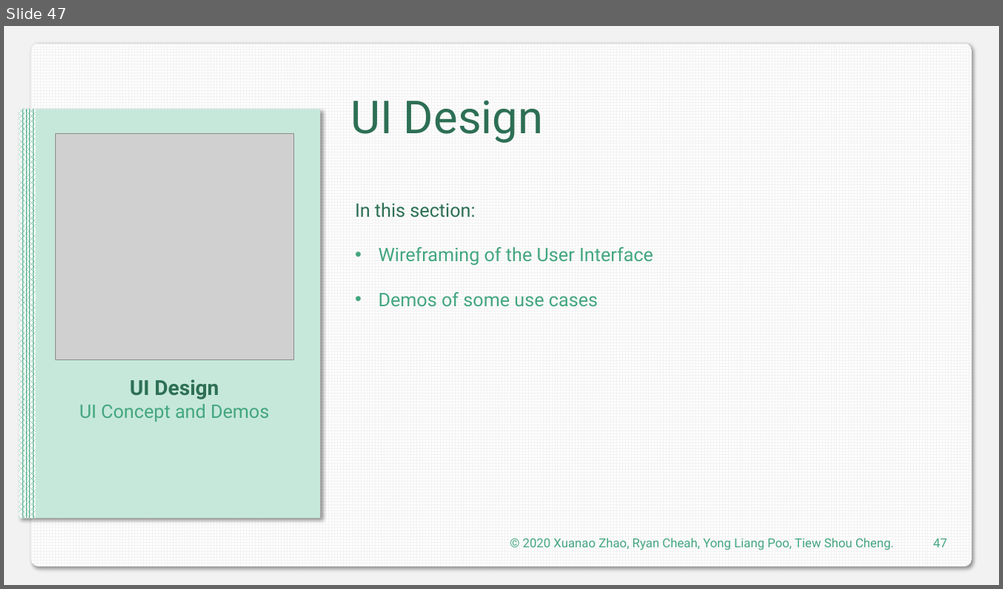
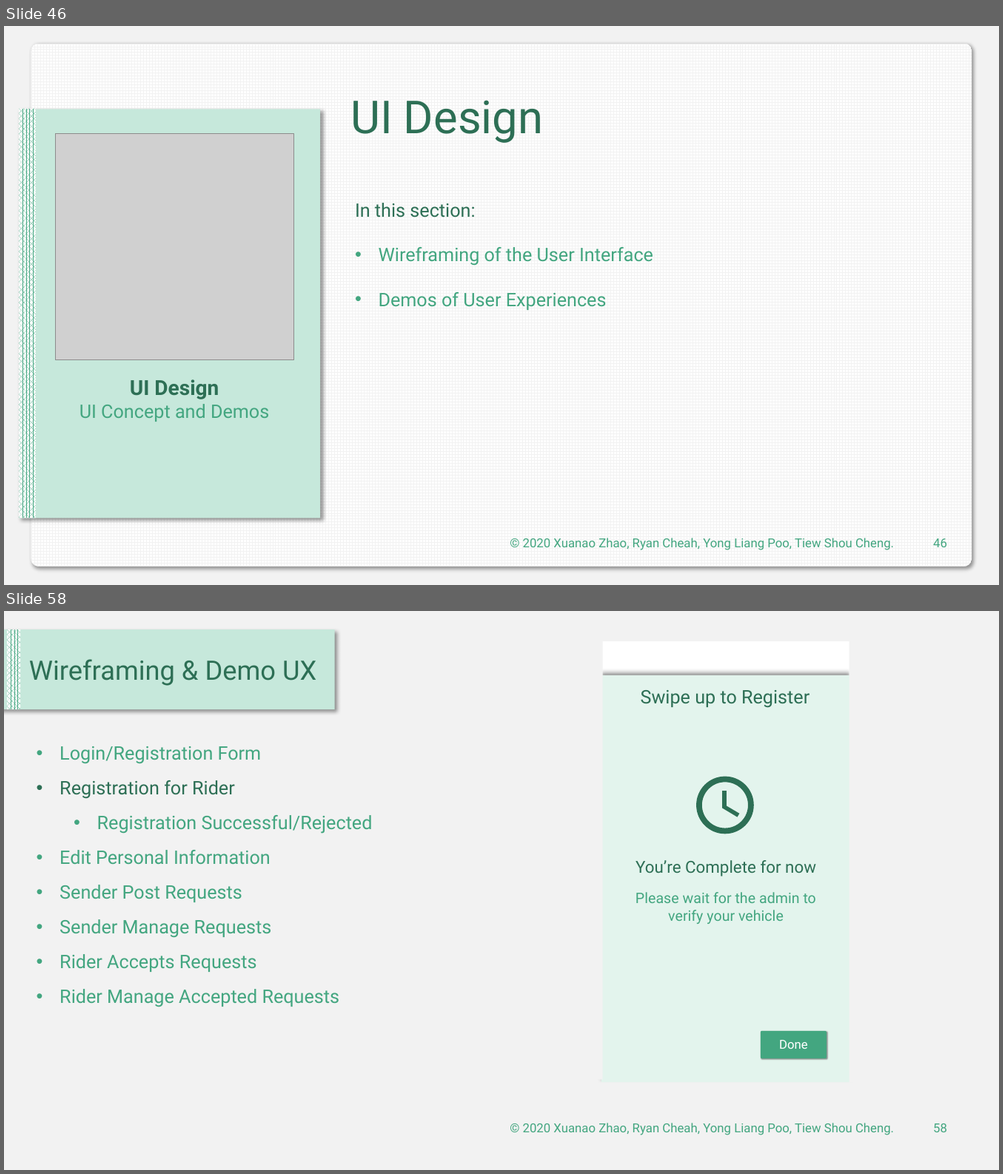
Before and after one commit to DIT202003G1/SAD-Assignment, a slide deck: Presentaion.pptx. Shown one above the other, each under a label of ours: slide 47 before the commit, slides 46 and 58 after it; the slides between them are not shown. The pictures are 1003x589 and 1003x1174 pixels, drawn with LibreOffice and Linux fonts; fonts in the diff are those of the drawing; grey boxes stand for pictures. Boxes give left, top, right and bottom in pixels: in the first picture for what was removed or moved away, otherwise in the second. Text is boxed around its words. In the diff, an @@ line names an element or a change of style, - is before the commit and + after.

Commit message:
add ui demo not done yet

```diff
--- a/Presentaion.pptx
+++ b/Presentaion.pptx
@@ slide 58 added at (x1=4, y1=611, x2=999, y2=1170), background #F2F2F2 @@
@@ rectangle added at (x1=4, y1=629, x2=335, y2=709), fill #C6E8DB @@
@@ rectangle added at (x1=7, y1=629, x2=20, y2=709), fill pattern #43A680 on #FFFFFF @@
@@ rectangle added at (x1=344, y1=638, x2=603, y2=1080), fill #F2F2F2 @@
@@ rectangle added at (x1=602, y1=641, x2=850, y2=1083), fill #FFFFFF @@
@@ rectangle added at (x1=849, y1=641, x2=999, y2=1083), fill #F2F2F2 @@
@@ text added at (x1=29, y1=659, x2=316, y2=686), 25.9 pt, text #2D6F55 @@
+Wireframing & Demo UX
@@ rectangle added at (x1=601, y1=675, x2=849, y2=1082), fill #E3F4ED @@
@@ text added at (x1=640, y1=690, x2=809, y2=708), 18 pt, text #2D6F55 @@
+Swipe up to Register
@@ text added at (x1=60, y1=746, x2=373, y2=1008), 18 pt, text #43A680 @@
+• Login/Registration Form
+• Registration for Rider
+  • Registration Successful/Rejected
+• Edit Personal Information
+• Sender Post Requests
+• Sender Manage Requests
+• Rider Accepts Requests
+• Rider Manage Accepted Requests
@@ freeform shape added at (x1=697, y1=777, x2=754, y2=834), fill #2D6F55 @@
@@ freeform shape added at (x1=722, y1=791, x2=739, y2=817), fill #2D6F55 @@
@@ text added at (x1=635, y1=860, x2=816, y2=877), 16 pt, text #2D6F55 @@
+You’re Complete for now
@@ text added at (x1=635, y1=892, x2=816, y2=924), 14 pt, text #43A680 @@
+Please wait for the admin to verify your vehicle
@@ rounded rectangle added at (x1=760, y1=891, x2=826, y2=918), fill #A6A6A6 @@
@@ rounded rectangle added at (x1=760, y1=1031, x2=826, y2=1059), fill #43A680 @@
@@ text added at (x1=779, y1=1040, x2=808, y2=1049), 12 pt, text #FFFFFF @@
+Done
@@ rectangle added at (x1=548, y1=1082, x2=891, y2=1170), fill #F2F2F2 @@
@@ text added at (x1=523, y1=1123, x2=893, y2=1136), 12 pt, text #43A680 @@
+© 2020 Xuanao Zhao, Ryan Cheah, Yong Liang Poo, Tiew Shou Cheng.
@@ page number added at (x1=933, y1=1124, x2=947, y2=1133), 12 pt, text #43A680 @@
+58
@@ what was slide 47 is now slide 46 @@
@@ slide 46 changed as well @@
@@ text at (x1=378, y1=292, x2=606, y2=310): text changed @@
-• Demos of some use cases
+• Demos of User Experiences
@@ page number at (x1=933, y1=539, x2=947, y2=548): text changed @@
-47
+46
```
Also in this commit, not shown: 36 other slides changed, 18 other slides added, 1 slide removed.
